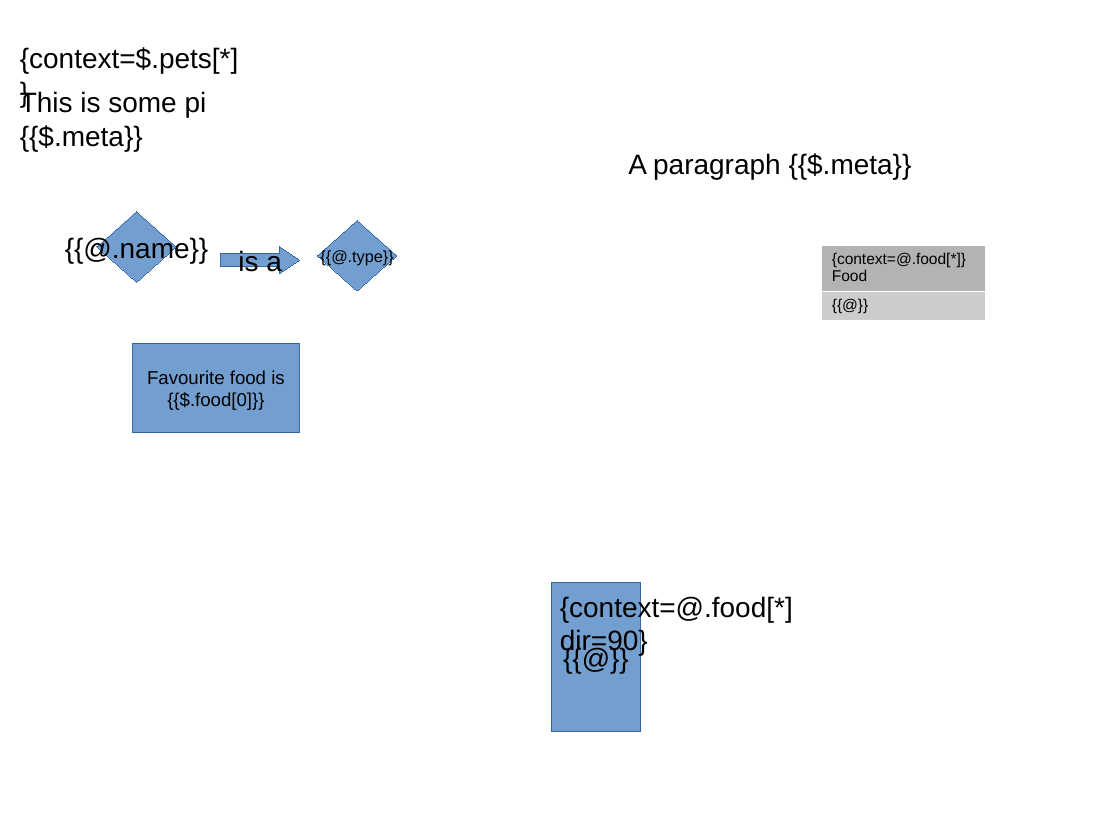
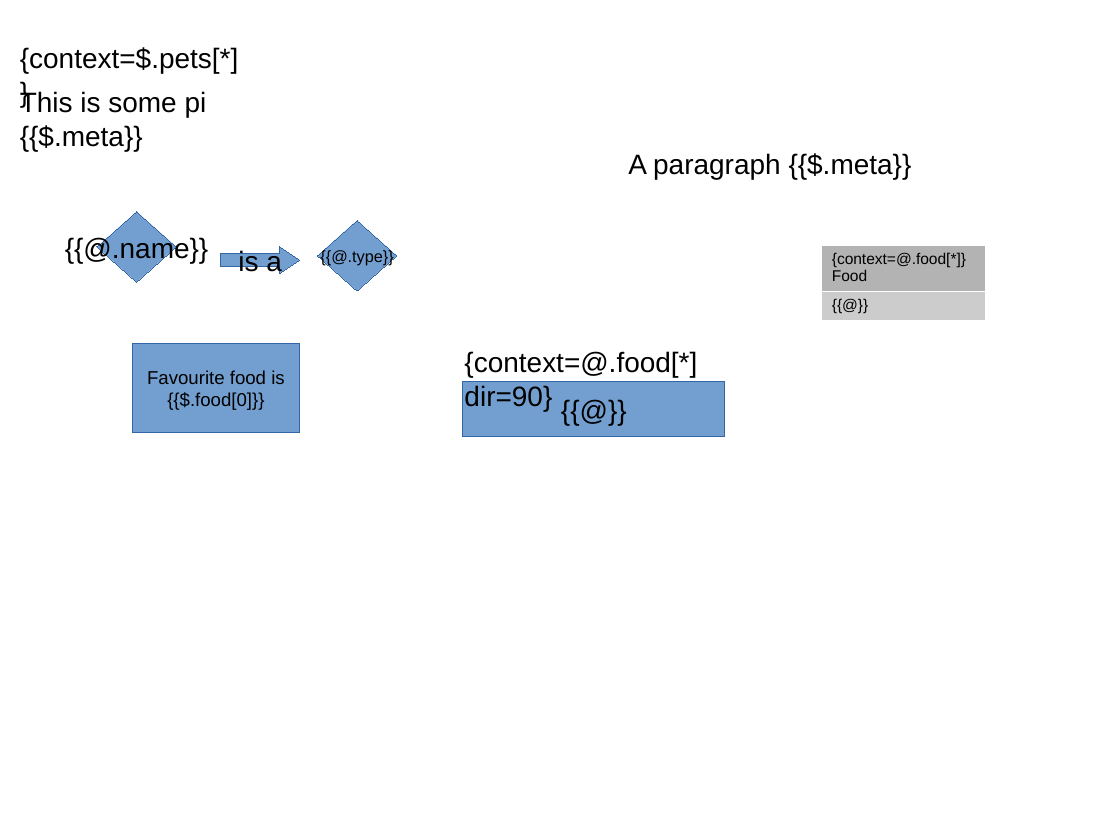
Before and after one commit to inosion/presenie, a slide deck: slide 2 of presenie/samples/sample_template1.pptx. Drawn at 1120x840 pixels with LibreOffice and Linux fonts; fonts in the diff are those of the drawing; background and template pictures are left out. Boxes give left, top, right and bottom in pixels: in the first picture for what was removed or moved away, otherwise in the second. Text is boxed around its words. In the diff, an @@ line names an element or a change of style, - is before the commit and + after.

```diff
--- a/presenie/samples/sample_template1.pptx
+++ b/presenie/samples/sample_template1.pptx
@@ text "{context=@.food[*] dir=90}": place and size @@
-text "{context=@.food[*] dir=90}" at box(560, 595, 793, 655)
+text "{context=@.food[*] dir=90}" at box(464, 351, 697, 411)
@@ rectangle "{{@}}": place and size @@
-rectangle "{{@}}" at box(552, 582, 641, 732)
+rectangle "{{@}}" at box(463, 382, 725, 437)
```
Also in this commit, not shown: 2 slides added, 15 other files.
